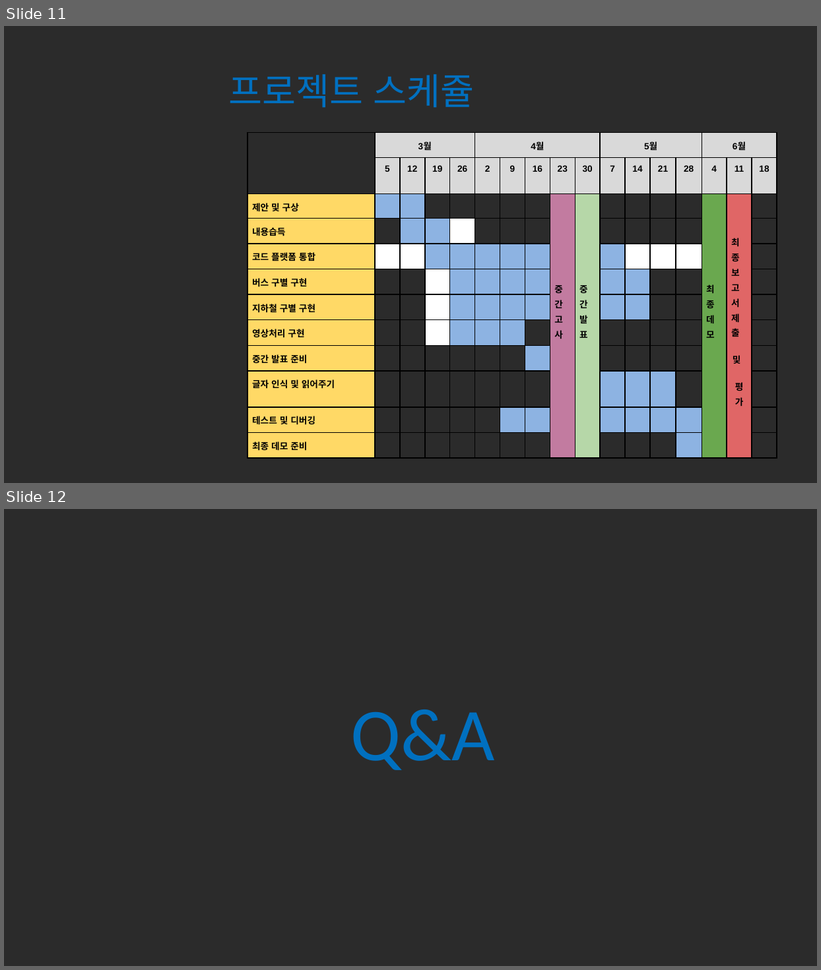
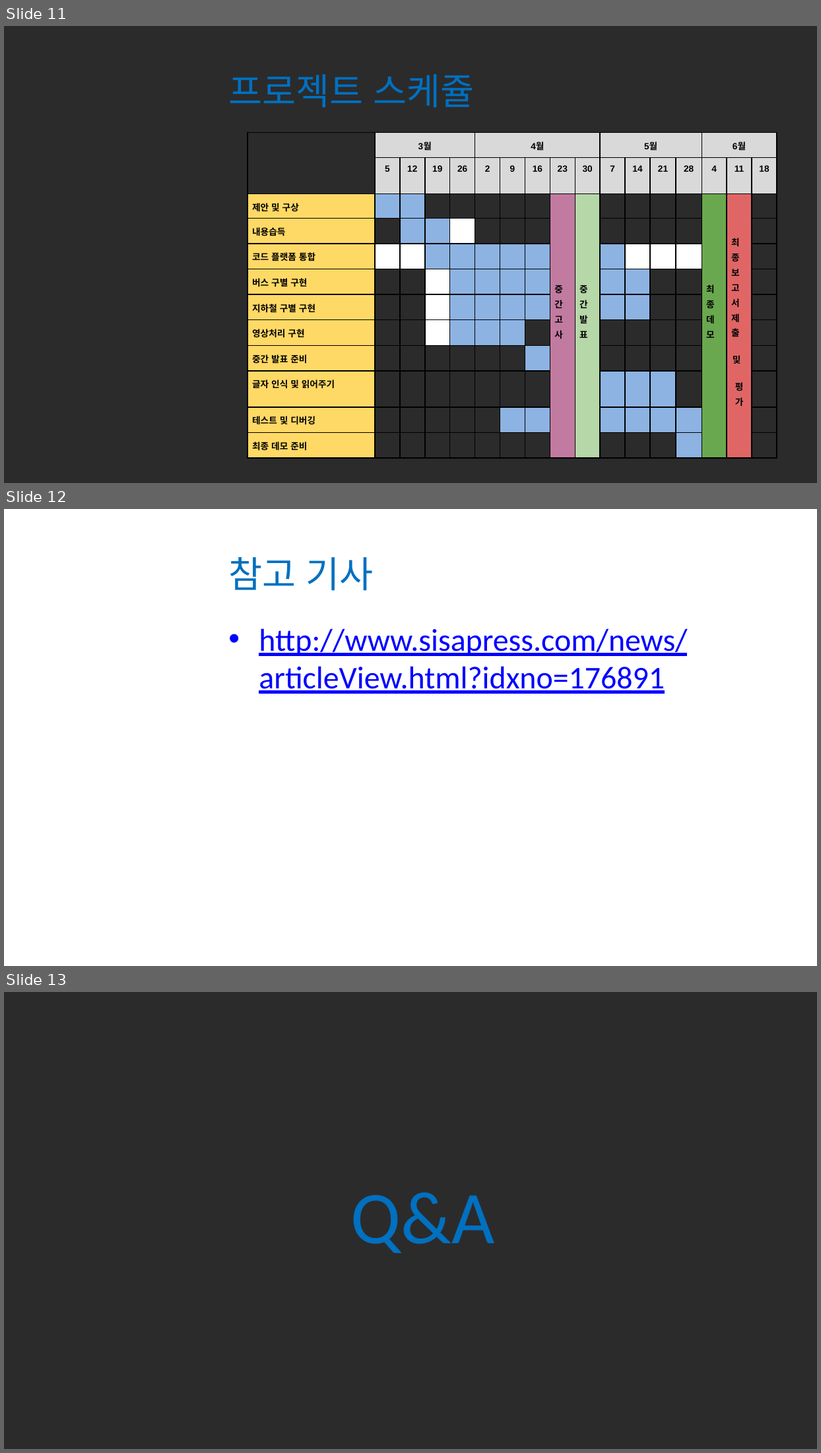
Before and after one commit to YJcheon/BeyeVer2.0, a slide deck: Documents/6조 2주차 발표 자료.pptx. Shown one above the other, each under a label of ours: slides 11 and 12 before the commit, slides 11, 12 and 13 after it. The pictures are 821x970 and 821x1453 pixels, drawn with LibreOffice and Linux fonts; fonts in the diff are those of the drawing; background and template pictures are left out; a plain dark background stands for a picture behind light text. Boxes give left, top, right and bottom in pixels: in the first picture for what was removed or moved away, otherwise in the second. Text is boxed around its words. In the diff, an @@ line names an element or a change of style, - is before the commit and + after.

```diff
--- a/Documents/6조 2주차 발표 자료.pptx
+++ b/Documents/6조 2주차 발표 자료.pptx
@@ slide 12 added at (x1=4, y1=509, x2=817, y2=966), background picture (left out) @@
@@ title added at (x1=228, y1=557, x2=374, y2=591), 32.4 pt, text #0070C0 @@
+참고 기사
@@ text added at (x1=259, y1=628, x2=687, y2=694), 28 pt, text #0000FF, underline @@
+• http://www.sisapress.com/news/articleView.html?idxno=176891
@@ what was slide 12 is now slide 13 @@
```
Also in this commit, not shown: 4 slides changed.
